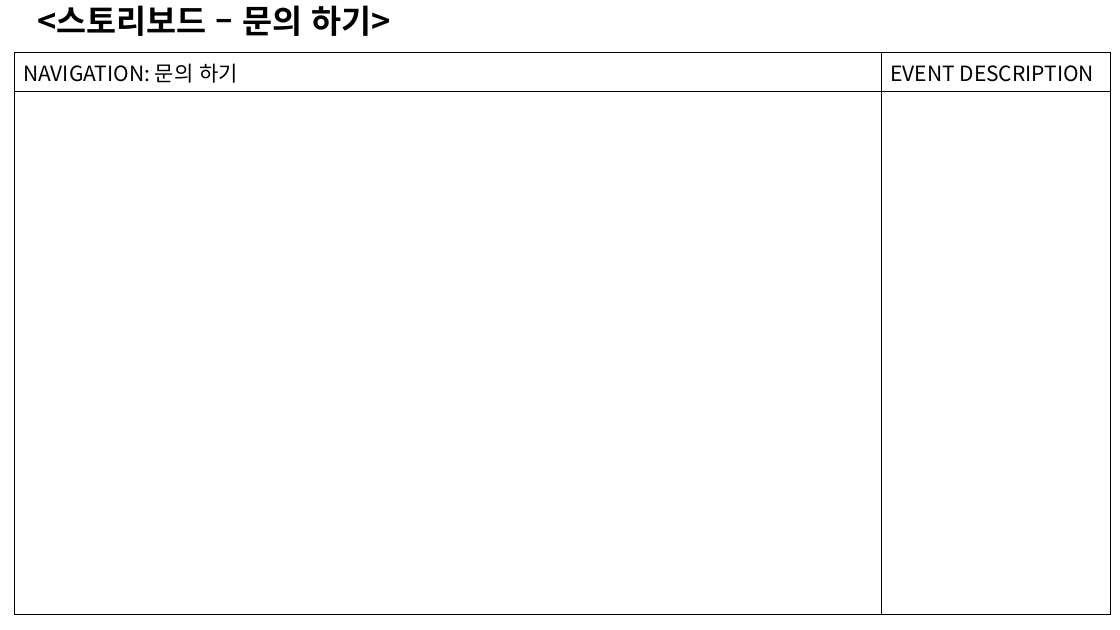
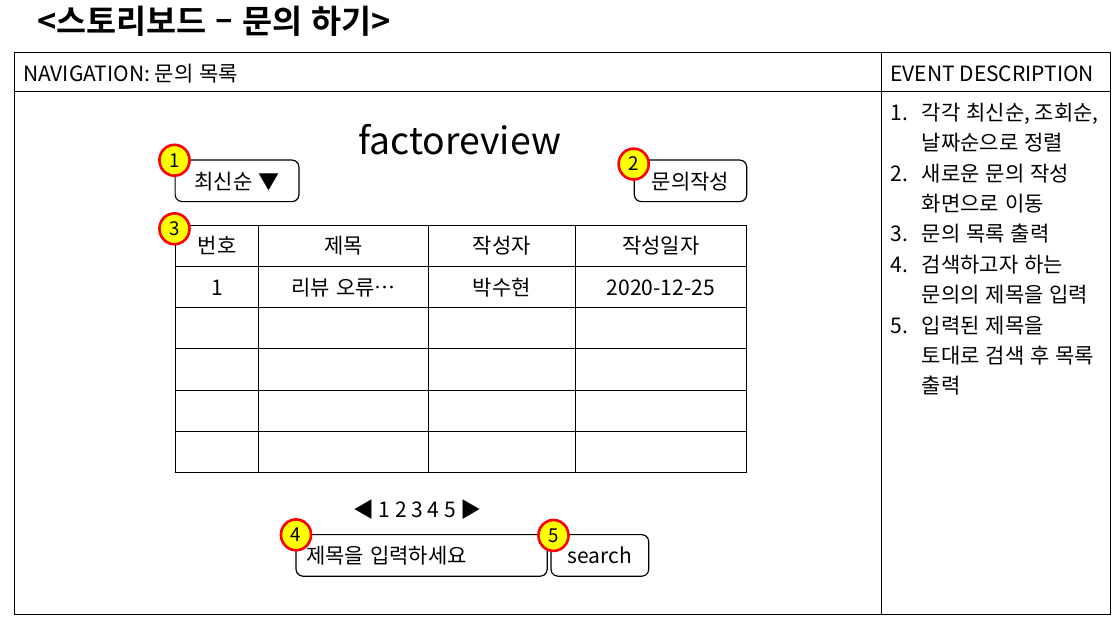
Before and after one commit to hyun5292/Vue, a slide deck: slide 10 of factoreview/src/assets/자료/기획서.pptx. Drawn at 1120x630 pixels with LibreOffice and Linux fonts; fonts in the diff are those of the drawing. Boxes give left, top, right and bottom in pixels: in the first picture for what was removed or moved away, otherwise in the second. Text is boxed around its words. In the diff, an @@ line names an element or a change of style, - is before the commit and + after.

Commit message:
1차 기획서 작성 완료

```diff
--- a/factoreview/src/assets/자료/기획서.pptx
+++ b/factoreview/src/assets/자료/기획서.pptx
@@ table at (15,53,1111,614) @@
-row 1, column 1: NAVIGATION: 문의 하기
+row 1, column 1: NAVIGATION: 문의 목록
-row 2, column 2: 
+row 2, column 2: 각각 최신순, 조회순, 날짜순으로 정렬 / 새로운 문의 작성 화면으로 이동 / 문의 목록 출력 / 검색하고자 하는 문의의 제목을 입력 / 입력된 제목을 토대로 검색 후 목록 출력
@@ ellipse added at (160,145,190,176), fill #FFFF00, outline #FF0000 2.25 pt @@
@@ text added at (358,124,561,155), 32 pt, text #000000 @@
+factoreview
@@ ellipse added at (618,149,649,180), fill #FFFF00, outline #FF0000 2.25 pt @@
@@ text added at (169,153,179,167), 16 pt, text #000000 @@
+1
@@ rounded rectangle added at (176,160,299,202), fill #FFFFFF, outline #000000 1 pt, 18 pt, text #000000 @@
+최신순 ▼
@@ text added at (629,156,639,170), 16 pt, text #000000 @@
+2
@@ rounded rectangle added at (634,160,747,202), fill #FFFFFF, outline #000000 1 pt, 18 pt, text #000000 @@
+문의작성
@@ ellipse added at (160,213,190,245), fill #FFFF00, outline #FF0000 2.25 pt @@
@@ text added at (169,221,179,236), 16 pt, text #000000 @@
+3
@@ table added at (176,225,748,472), 6 rows, 4 columns @@
+번호 | 제목 | 작성자 | 작성일자
+1 | 리뷰 오류… | 박수현 | 2020-12-25
+ |  |  | 
+ |  |  | 
+ |  |  | 
+ |  |  | 
@@ text added at (379,501,456,518), 18 pt, text #000000 @@
+◀ 1 2 3 4 5 ▶
@@ ellipse added at (281,519,311,550), fill #FFFF00, outline #FF0000 2.25 pt @@
@@ text added at (291,527,301,541), 16 pt, text #000000 @@
+4
@@ rounded rectangle added at (296,534,547,576), fill #FFFFFF, outline #000000 1 pt, 18 pt, text #000000 @@
+제목을 입력하세요
@@ ellipse added at (539,520,569,551), fill #FFFF00, outline #FF0000 2.25 pt @@
@@ text added at (548,528,558,543), 16 pt, text #000000 @@
+5
@@ rounded rectangle added at (551,534,649,576), fill #FFFFFF, outline #000000 1 pt, 18 pt, text #000000 @@
+search
```
Also in this commit, not shown: 2 other slides changed, 1 slide added, 2 slides removed.
